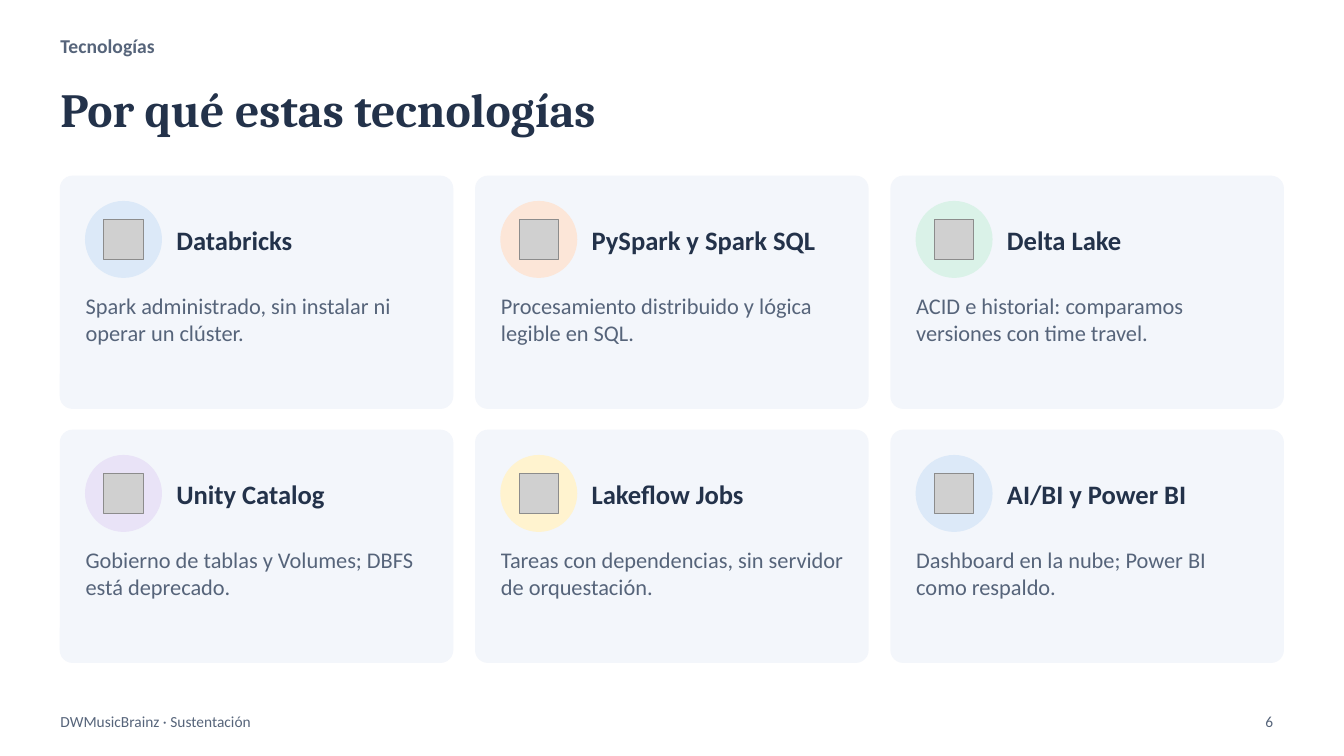
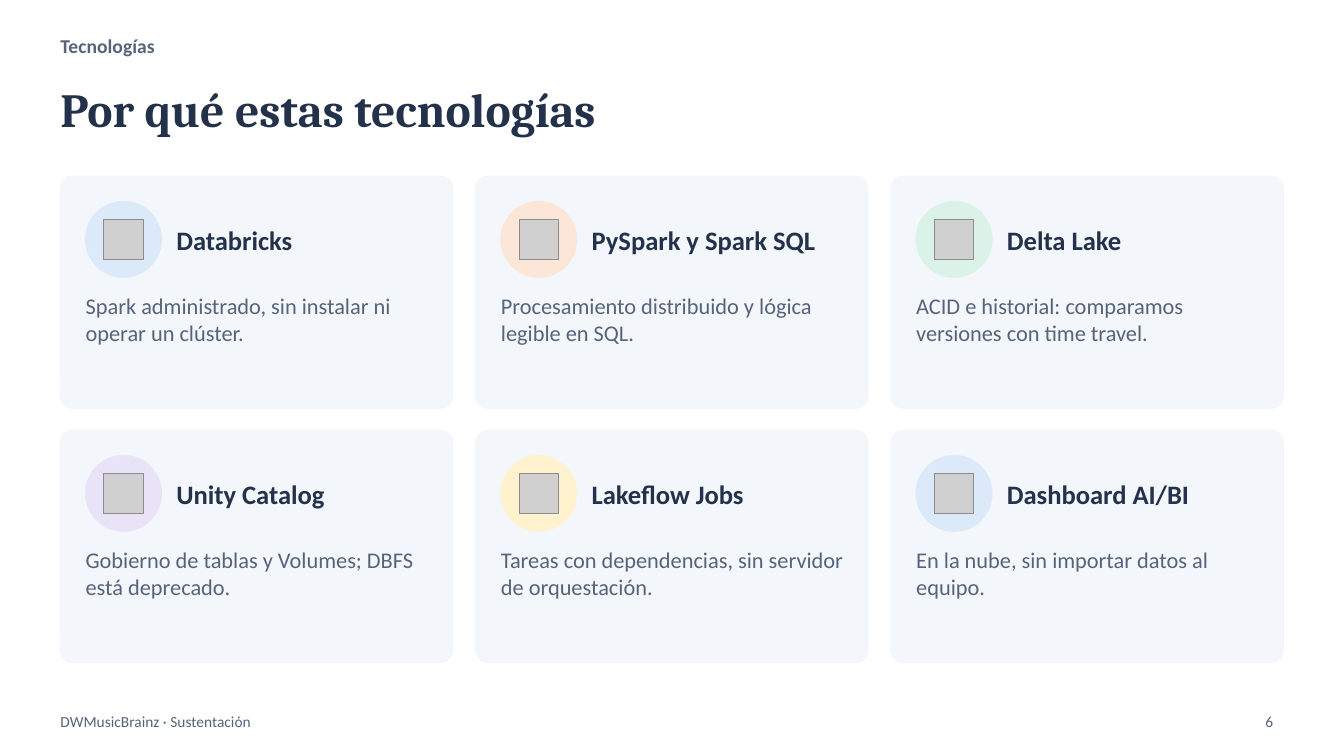
Before and after one commit to srusso1/DWH-MusicBrainz, a slide deck: slide 6 of docs/DWMusicBrainz_Sustentacion_v4.pptx. Drawn at 1344x756 pixels with LibreOffice and Linux fonts; fonts in the diff are those of the drawing; grey boxes stand for pictures. Boxes give left, top, right and bottom in pixels: in the first picture for what was removed or moved away, otherwise in the second. Text is boxed around its words. In the diff, an @@ line names an element or a change of style, - is before the commit and + after.

Commit message:
docs: dejar el dashboard AI/BI como unico vigente

```diff
--- a/docs/DWMusicBrainz_Sustentacion_v4.pptx
+++ b/docs/DWMusicBrainz_Sustentacion_v4.pptx
@@ text at (1007, 485, 1189, 505): text changed @@
-AI/BI y Power BI
+Dashboard AI/BI
@@ text at (916, 552, 1208, 599): text changed @@
-Dashboard en la nube; Power BI como respaldo.
+En la nube, sin importar datos al equipo.
```
Also in this commit, not shown: 4 other slides changed, 6 other files.
